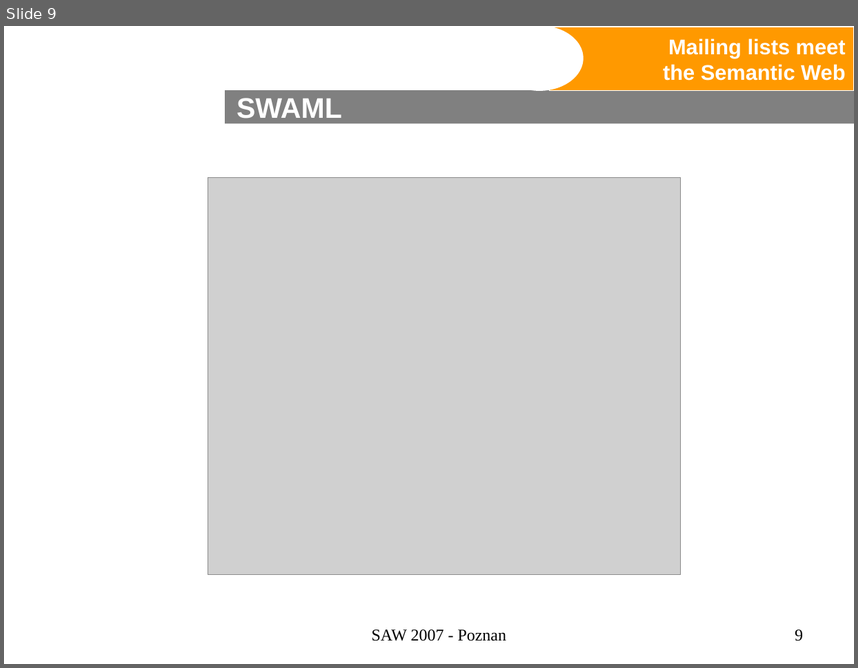
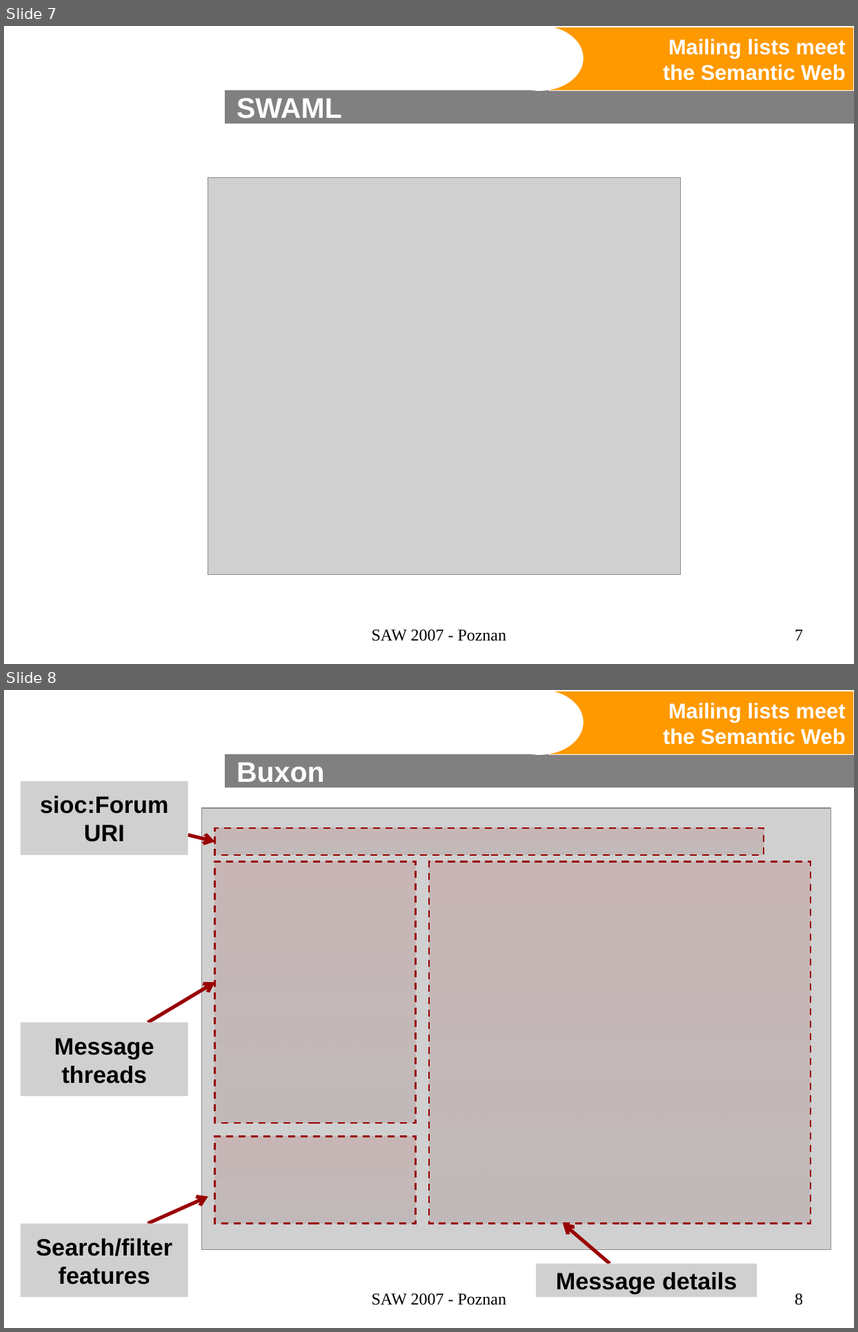
Before and after one commit to wikier/swaml, a slide deck: doc/talks/20070427-saw2007/swaml.ppt. Shown one above the other, each under a label of ours: slide 9 before the commit, slides 7 and 8 after it. The pictures are 858x668 and 858x1332 pixels, drawn with LibreOffice and Linux fonts; fonts in the diff are those of the drawing; grey boxes stand for pictures; background and template pictures are left out. Boxes give left, top, right and bottom in pixels: in the first picture for what was removed or moved away, otherwise in the second. Text is boxed around its words. In the diff, an @@ line names an element or a change of style, - is before the commit and + after.

```diff
--- a/doc/talks/20070427-saw2007/swaml.ppt
+++ b/doc/talks/20070427-saw2007/swaml.ppt
@@ slide 8 added at (4,690,854,1328), background #FFFFFF; not listed: 3 template elements that a slide beside it also shows @@
@@ title added at (237,762,325,788), 24 pt, text #FFFFFF, bold @@
+Buxon
@@ picture added at (21,781,188,855), 20 pt, text #000000, bold @@
+sioc:Forum
+URI
@@ picture added at (201,808,831,1250) @@
@@ arrow added from (188, 834) to (215, 841), #990000 3 pt @@
@@ rectangle added at (215,828,764,855), fill gradient #990000 to #460000, outline #990000 1.5 pt dashed @@
@@ rectangle added at (215,862,415,1123), fill gradient #990000 to #460000, outline #990000 1.5 pt dashed @@
@@ rectangle added at (429,862,811,1223), fill gradient #990000 to #460000, outline #990000 1.5 pt dashed @@
@@ arrow added from (148, 1023) to (215, 983), #990000 3 pt @@
@@ picture added at (21,1023,188,1096), 20 pt, text #000000, bold @@
+Message
+threads
@@ rectangle added at (215,1136,415,1223), fill gradient #990000 to #460000, outline #990000 1.5 pt dashed @@
@@ arrow added from (148, 1223) to (208, 1196), #990000 3 pt @@
@@ picture added at (21,1223,188,1297), 20 pt, text #000000, bold @@
+Search/filter
+features
@@ arrow added from (610, 1263) to (562, 1223), #990000 3 pt @@
@@ picture added at (536,1263,757,1296), 20 pt, text #000000, bold @@
+Message details
@@ text added at (372,1293,507,1305), 14 pt, text #000000 @@
+SAW 2007 - Poznan
@@ page number added at (795,1293,803,1305), 14 pt, text #000000 @@
+8
@@ what was slide 9 is now slide 7 @@
@@ page number at (795,629,803,640): text changed @@
-9
+7
```
Also in this commit, not shown: 4 slides changed, 2 other slides added, 5 slides removed.
